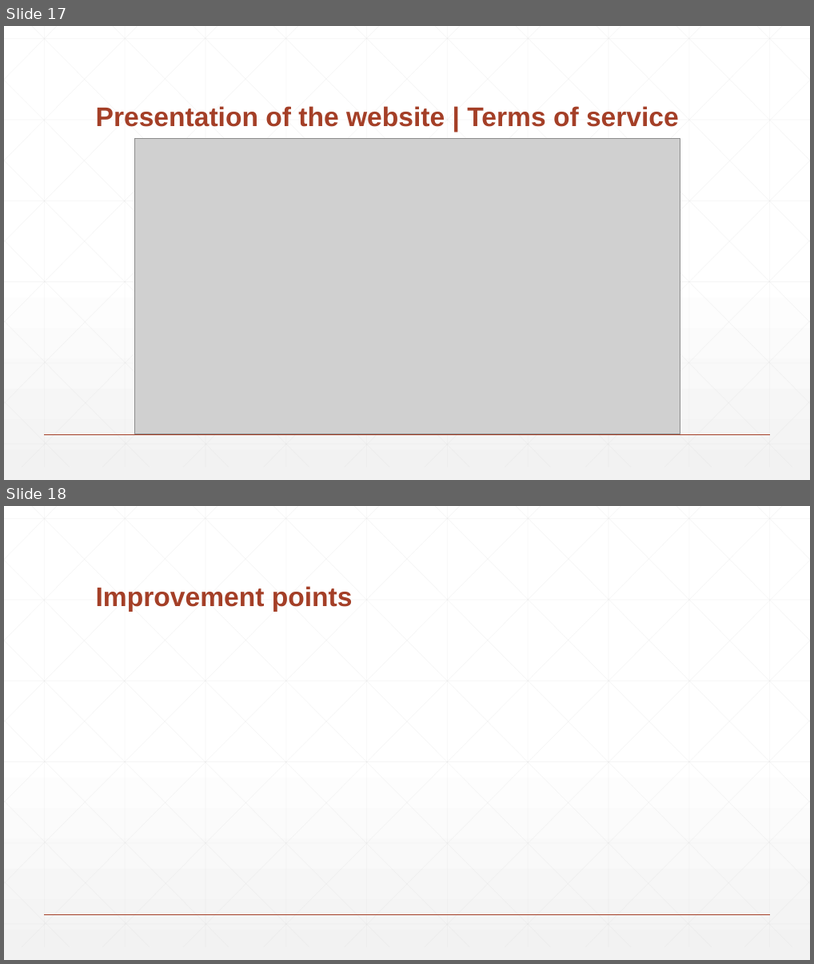
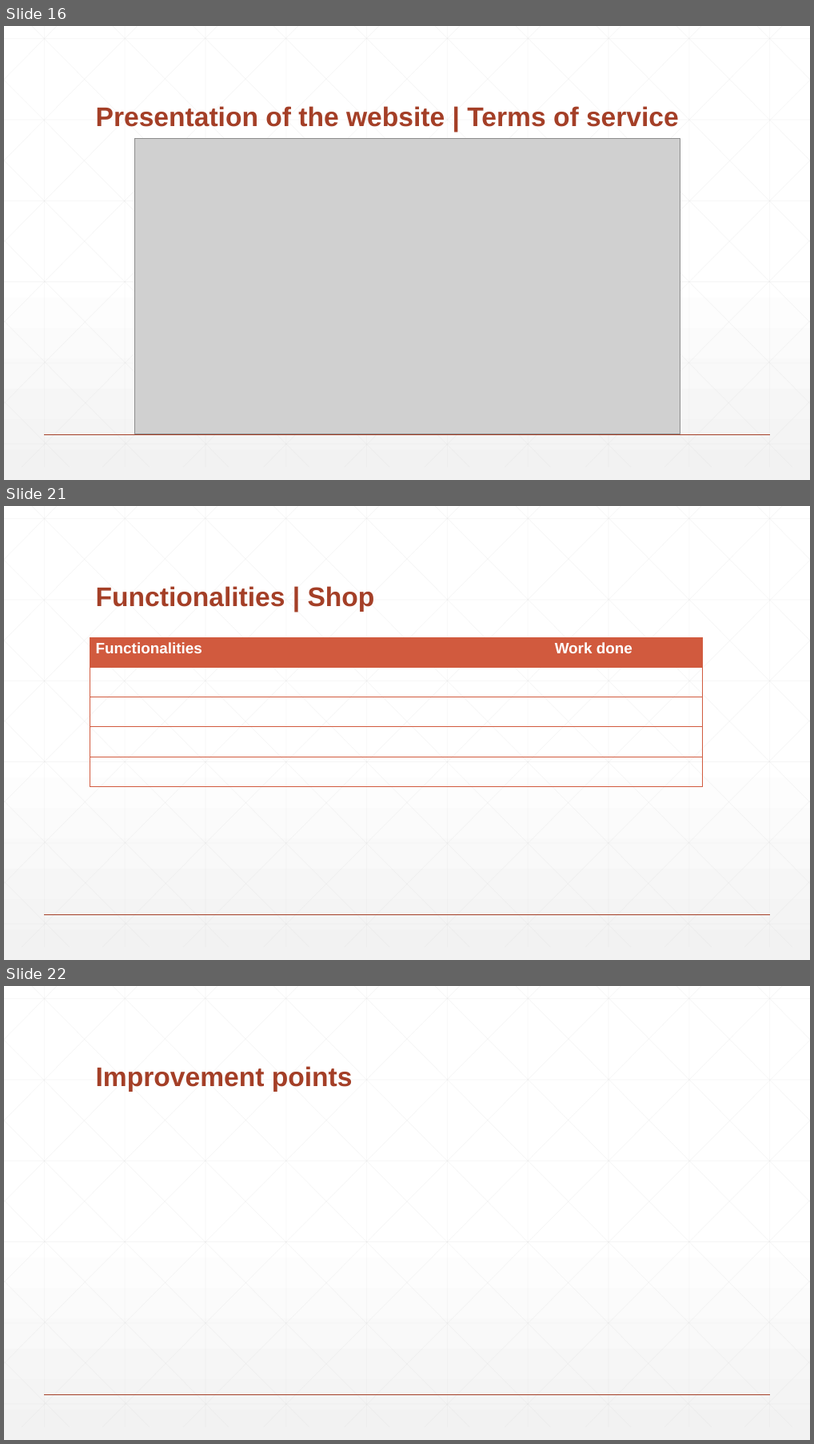
Before and after one commit to PaulFICOT/CESI_A2_Web_G2, a slide deck: Présentation/Web Project.pptx. Shown one above the other, each under a label of ours: slides 17 and 18 before the commit, slides 16, 21 and 22 after it; the slides between them are not shown. The pictures are 814x964 and 814x1444 pixels, drawn with LibreOffice and Linux fonts; fonts in the diff are those of the drawing; grey boxes stand for pictures. Boxes give left, top, right and bottom in pixels: in the first picture for what was removed or moved away, otherwise in the second. Text is boxed around its words. In the diff, an @@ line names an element or a change of style, - is before the commit and + after.

```diff
--- a/Présentation/Web Project.pptx
+++ b/Présentation/Web Project.pptx
@@ slide 21 added at bbox=[4, 506, 810, 960], background gradient #FFFFFF to #F2F2F2; not listed: 47 template elements that a slide beside it also shows @@
@@ title added at bbox=[96, 586, 375, 612], 32 pt, text #A43F27, bold @@
+Functionalities | Shop
@@ table added at bbox=[90, 637, 702, 787], 5 rows, 2 columns @@
+Functionalities | Work done
+ | 
+ | 
+ | 
+ | 
@@ what was slide 17 is now slide 16 @@
@@ what was slide 18 is now slide 22 @@
```
Also in this commit, not shown: 1 slide changed, 4 other slides added, 1 slide removed, 2 other files.
